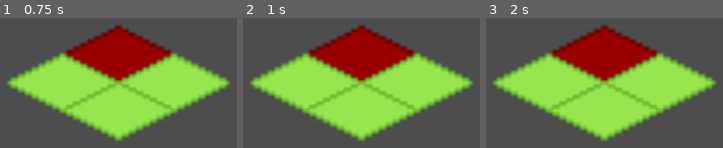
Above: before the commit, frames 1-3 (left to right).
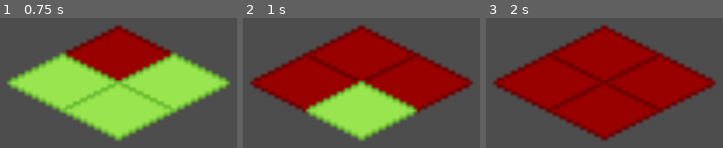
Above: after the commit, the same moments.

Repository: ckuras/GMTK-2023-Fire-Fighter
Game: Godot game, scene res://Scenes/main.tscn
Same seed, same stepped clock (60 frames per second), same inputs: the game is played once before the commit and once after it.
Inputs:
- Up to frame 1 (0.75 s): tap Enter at 0.5 s
- Up to frame 2 (1 s): no input
- Up to frame 3 (2 s): tap Space at 1.25 s

Frame 1 is identical in both runs. In frame 2, 24% of the frame differs, in the area x 2-98%, y 26-74%; in frame 3, 35%, in the area x 2-98%, y 26-95%.

Commit message:
Eat the fire again

Diff:
--- a/Scripts/TurnQueue.gd
+++ b/Scripts/TurnQueue.gd
@@ -14,8 +14,10 @@
 	match active_turn:
 		Turn.Fire:
 			var tiles_on_fire: Array[Tile] = board.get_tiles_by_state(Tile.TileState.Fire)
+			await get_tree().create_timer(1.0).timeout
 			for tile in tiles_on_fire:
-				print('this tile is on fire: ', tile)
+				tile.spread_to_neighbors()
+	play_turn()
 			# get all the fire nodes
 
 
--- a/Scripts/tile.gd
+++ b/Scripts/tile.gd
@@ -1,4 +1,6 @@
 class_name Tile extends Node2D
+
+signal change_state(state: Tile.TileState)
 
 enum TileState {
 	None,
@@ -21,31 +23,35 @@
 @onready var ray_cast: RayCast2D = $RayCast2D
 
 func _ready():
-	tile_debug()
-	sprite.modulate = state_to_modulate(state)
-	print(get_neighbors())
+	change_state.connect(_on_state_change)
+	emit_signal("change_state", state)
 
 func tile_state_to_string(tile_state: TileState):
 	match tile_state:
 		0: return "None"
 		1: return "Fire"
 
-func state_to_modulate(tile_state: TileState):
+func _on_state_change(tile_state: TileState):
+	state = tile_state
 	match tile_state:
-		0: return sprite.modulate
-		1: return Color.RED
+		0: pass
+		1: modulate = Color.RED
 
-func tile_debug():
-	print("Tile ID: ", tile_id)
-	print(tile_state_to_string(state))
-
-func get_neighbors() -> Array[Tile]:
+func get_neighbors_include_nulls() -> Array[Tile]:
 	return [
 		get_neighbor_by_direction(Direction.NE),
 		get_neighbor_by_direction(Direction.NW),
 		get_neighbor_by_direction(Direction.SE),
 		get_neighbor_by_direction(Direction.SW)
 	]
+
+func get_neighbors():
+	var not_null_neighbors: Array[Tile]
+	not_null_neighbors.assign(get_neighbors_include_nulls().filter(
+		func(t): return t != null
+	))
+	return not_null_neighbors
+
 
 func get_neighbor_by_direction(direction: Direction):
 	ray_cast.target_position = get_target_by_direction(direction)
@@ -62,3 +68,8 @@
 			return Vector2(16, 8)
 		Direction.SW:
 			return Vector2(-16, 8)
+
+func spread_to_neighbors():
+	var neighbors: Array[Tile] = get_neighbors()
+	for tile in neighbors:
+		tile.emit_signal("change_state", state)
